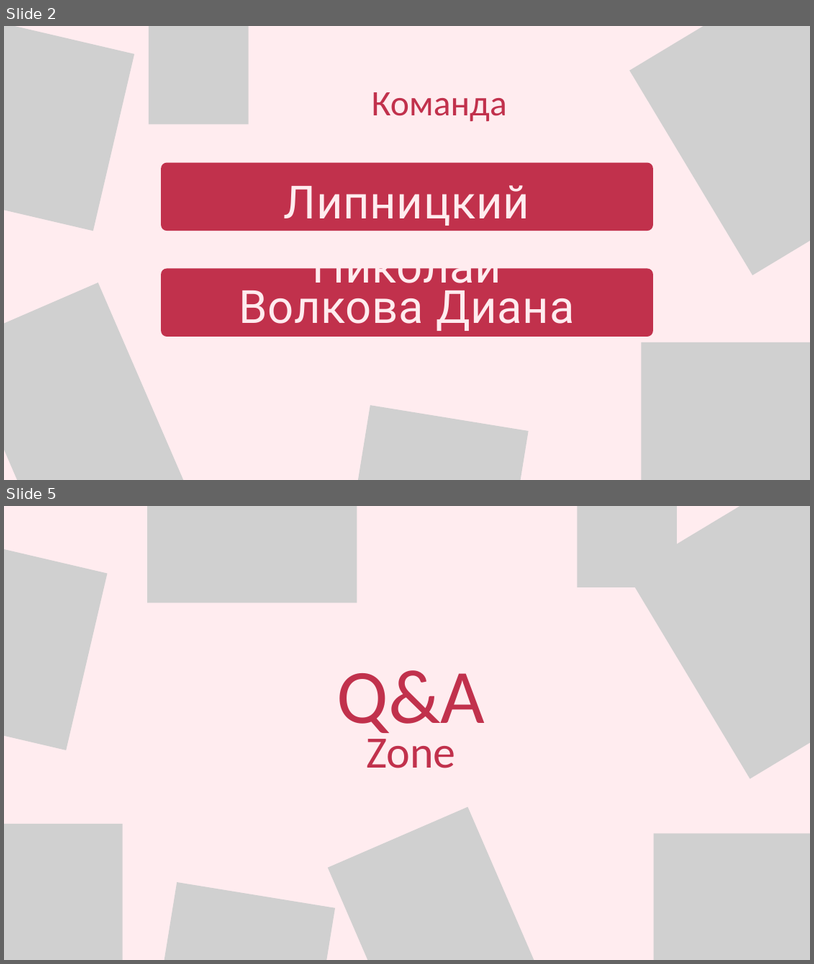
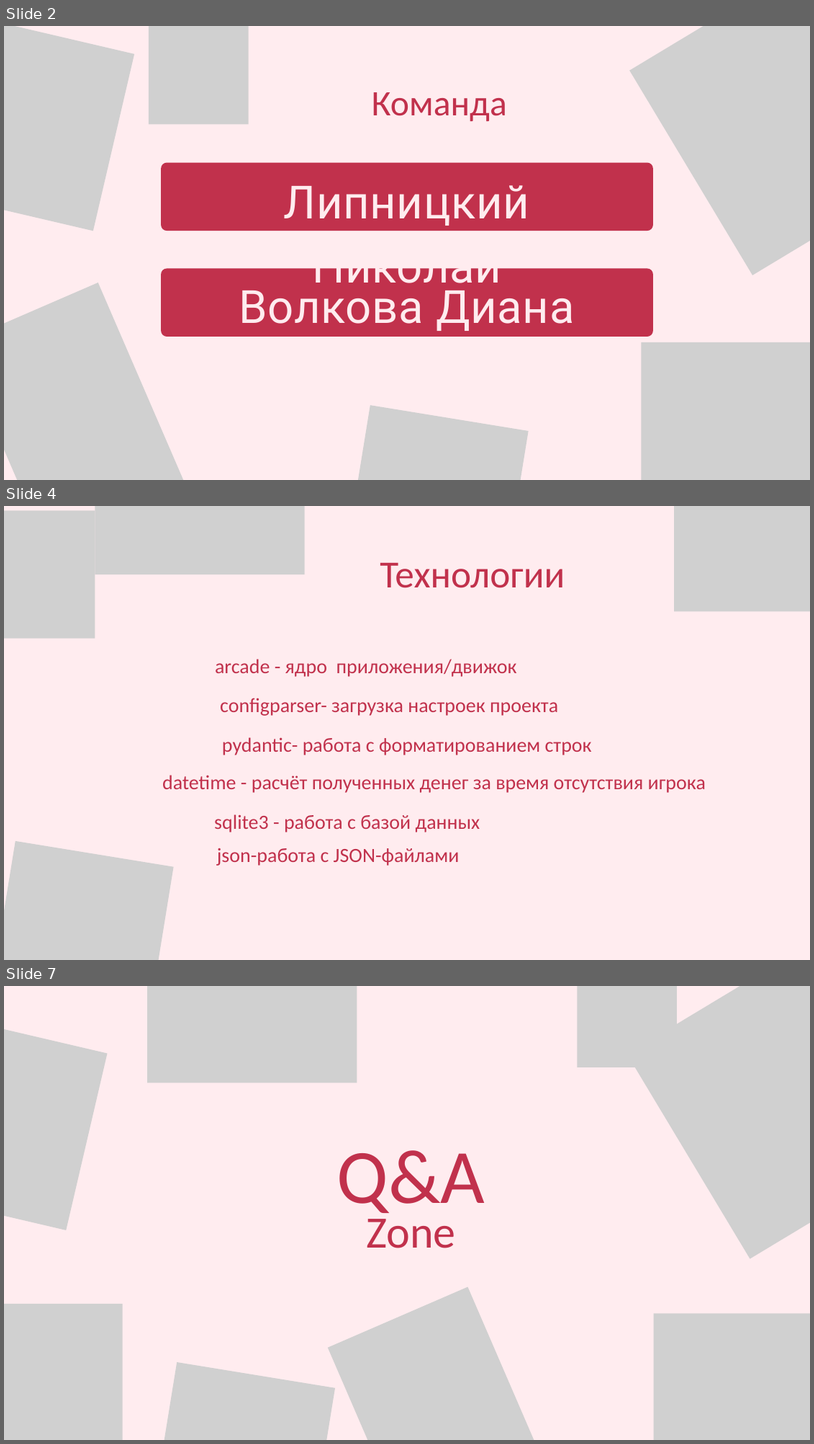
Before and after one commit to itsleko04/Upswing-Jumpin, a slide deck: Upswing Jumpin’.pptx. Shown one above the other, each under a label of ours: slides 2 and 5 before the commit, slides 2, 4 and 7 after it; the slides between them are not shown. The pictures are 814x964 and 814x1444 pixels, drawn with LibreOffice and Linux fonts; fonts in the diff are those of the drawing; grey boxes stand for pictures. Boxes give left, top, right and bottom in pixels: in the first picture for what was removed or moved away, otherwise in the second. Text is boxed around its words. In the diff, an @@ line names an element or a change of style, - is before the commit and + after.

```diff
--- a/Upswing Jumpin’.pptx
+++ b/Upswing Jumpin’.pptx
@@ slide 4 added at (x1=4, y1=506, x2=810, y2=960), background #FFECEF @@
@@ picture added at (x1=4, y1=510, x2=95, y2=638) @@
@@ picture added at (x1=95, y1=506, x2=305, y2=574) @@
@@ picture added at (x1=674, y1=506, x2=810, y2=611) @@
@@ text added at (x1=380, y1=563, x2=565, y2=588), 68.5 pt, text #C1314C @@
+Технологии
@@ text added at (x1=215, y1=659, x2=517, y2=677), 36 pt, text #C1314C @@
+arcade - ядро приложения/движок
@@ text added at (x1=220, y1=698, x2=558, y2=716), 36 pt, text #C1314C @@
+configparser- загрузка настроек проекта
@@ text added at (x1=222, y1=737, x2=592, y2=755), 36 pt, text #C1314C @@
+pydantic- работа с форматированием строк
@@ text added at (x1=162, y1=775, x2=706, y2=793), 36 pt, text #C1314C @@
+datetime - расчёт полученных денег за время отсутствия игрока
@@ text added at (x1=214, y1=814, x2=481, y2=832), 36 pt, text #C1314C @@
+sqlite3 - работа с базой данных
@@ picture added at (x1=4, y1=841, x2=174, y2=960) @@
@@ text added at (x1=217, y1=848, x2=460, y2=865), 36 pt, text #C1314C @@
+json-работа с JSON-файлами
@@ what was slide 5 is now slide 7 @@
```
Also in this commit, not shown: 1 slide changed, 2 other slides added, 1 slide removed, 7 other files.
